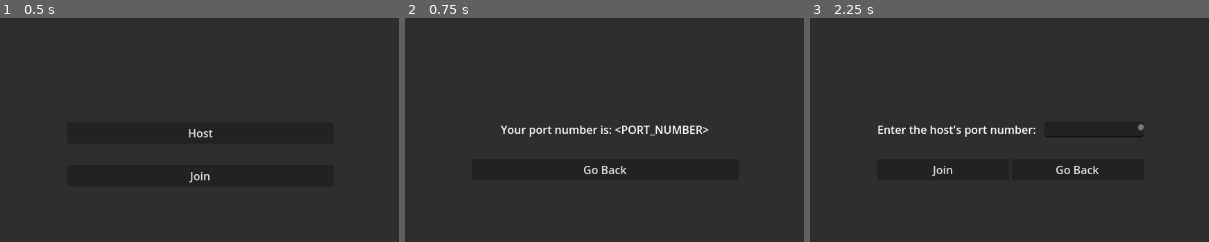
Above: before the commit, frames 1-3 (left to right).
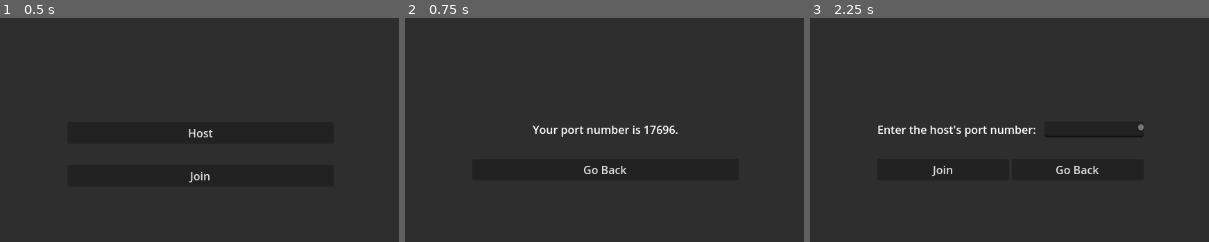
Above: after the commit, the same moments.

Repository: TrentonBrunston/Project-Paw
Game: Godot game, scene res://scenes/multiplayer_screen.tscn
The game is run twice, just before and just after one commit, with the same random seed, the same clock (stepped at 60 frames per second) and the same inputs. The project has no main scene, so this scene is started directly.
Inputs:
- Up to frame 1 (0.5 s): no input
- Up to frame 2 (0.75 s): click "Host" at 0.5 s
- Up to frame 3 (2.25 s): click "Go Back" at 1.25 s; click "Join" at 2 s
The pictures show only the part of the screen within x 25-75%, y 19-69%; the shares and areas given below are measured in that part.

Frame 1 is identical in both runs. In frame 2, 1.2% of the frame differs, in the area x 24-77%, y 47-54%; in frame 3, nothing differs.
Error after the commit: Invalid access to property or key 'name' on a base object of type 'int'. (res://scripts/multiplayer_ui.gd:32)

Commit message:
Set up peer-to-peer connection system

Diff:
--- a/scenes/multiplayer_screen.tscn
+++ b/scenes/multiplayer_screen.tscn
@@ -10,6 +10,7 @@
 grow_horizontal = 2
 grow_vertical = 2
 script = ExtResource("1_wltfi")
+maxPlayers = 2
 
 [node name="MultiplayerScreen" type="Panel" parent="."]
 layout_mode = 1
@@ -147,6 +148,7 @@
 [connection signal="pressed" from="MainContainer/HostBtn" to="." method="_on_host_btn_pressed"]
 [connection signal="pressed" from="MainContainer/JoinBtn" to="." method="_on_join_btn_pressed"]
 [connection signal="pressed" from="HostContainer/BackBtn" to="." method="_on_host_back_btn_pressed"]
+[connection signal="text_changed" from="JoinContainer/PortContainer/EnterPortTextEdit" to="." method="_on_enter_port_text_edit_text_changed"]
 [connection signal="pressed" from="JoinContainer/JoinBtnSuite/JoinBtn" to="." method="_on_join_join_btn_pressed"]
 [connection signal="pressed" from="JoinContainer/JoinBtnSuite/BackBtn" to="." method="_on_join_back_btn_pressed"]
 [connection signal="pressed" from="UpdateContainer/BackBtn" to="." method="_on_update_back_btn_pressed"]
--- a/scripts/multiplayer_ui.gd
+++ b/scripts/multiplayer_ui.gd
@@ -1,19 +1,41 @@
 extends Node
 
-signal connect_server;
-signal connect_client;
-signal disconnect_multiplayer;
+#signal connect_server;
+#signal connect_client;
+#signal disconnect_multiplayer;
+
+@export var maxPlayers: int;
+
+var port: int;				   # the port number
+var peer: ENetMultiplayerPeer; # what we need to set up a multiplayer connection
 
 @onready var isHost: bool = false;
+@onready var ipAddress: String = "127.0.0.1";
 
 func _ready() -> void:
-	pass
+	multiplayer.peer_connected.connect(onPlayerConnected);
+	multiplayer.peer_disconnected.connect(onPlayerDisconnected);
+	multiplayer.connected_to_server.connect(onServerConnected);
+	multiplayer.connection_failed.connect(onServerConnectionFailed);
+
+	port = GenerateRandomPort();
+	$HostContainer/PortLabel.set_deferred("text", "Your port number is %d." % port);
 
 
 func _on_host_btn_pressed() -> void:
 	isHost = true;
 	DisplayHostMenu();
-	connect_server.emit();
+
+	peer = ENetMultiplayerPeer.new();
+	var error = peer.create_server(port, maxPlayers)
+	if error != OK:
+		print("Cannot host: " + error.name);
+		return;
+	peer.get_host().compress(ENetConnection.COMPRESS_RANGE_CODER);
+
+	multiplayer.set_multiplayer_peer(peer);
+	print("Waiting for players...");
+	#connect_server.emit();
 
 
 func _on_join_btn_pressed() -> void:
@@ -23,12 +45,17 @@
 func _on_host_back_btn_pressed() -> void:
 	isHost = false;
 	DisplayMainMenu();
-	disconnect_multiplayer.emit();
+	#disconnect_multiplayer.emit();
 
 
 func _on_join_join_btn_pressed() -> void:
 	DisplayUpdateScreen();
-	connect_client.emit();
+
+	peer = ENetMultiplayerPeer.new();
+	peer.create_client(ipAddress, port);
+	peer.get_host().compress(ENetConnection.COMPRESS_RANGE_CODER);
+	multiplayer.set_multiplayer_peer(peer);
+	#connect_client.emit();
 
 
 func _on_join_back_btn_pressed() -> void:
@@ -41,7 +68,33 @@
 	else:
 		DisplayJoinMenu();
 
-	disconnect_multiplayer.emit();
+	#disconnect_multiplayer.emit();
+
+
+func _on_enter_port_text_edit_text_changed() -> void:
+	port = int($JoinContainer/PortContainer/EnterPortTextEdit.text);
+
+
+func onPlayerConnected(id: int) -> void:
+	print("Connected player %d" % id);
+	# TODO push update message to stack and update UI
+
+
+func onPlayerDisconnected(id: int) -> void:
+	print("Disconnected player %d" % id);
+	# TODO push update message to stack and update UI
+
+
+# called from client only
+func onServerConnected() -> void:
+	print("Connected to server!");
+	# TODO update UI with connection message
+
+
+# called from client only
+func onServerConnectionFailed() -> void:
+	print("Failed to connect to server!");
+	# TODO update UI with connection failed message
 
 
 func DisplayMainMenu() -> void:
@@ -70,3 +123,7 @@
 	$HostContainer.visible = false;
 	$JoinContainer.visible = false;
 	$UpdateContainer.visible = true;
+
+
+func GenerateRandomPort() -> int:
+	return randi_range(0, 65536);
